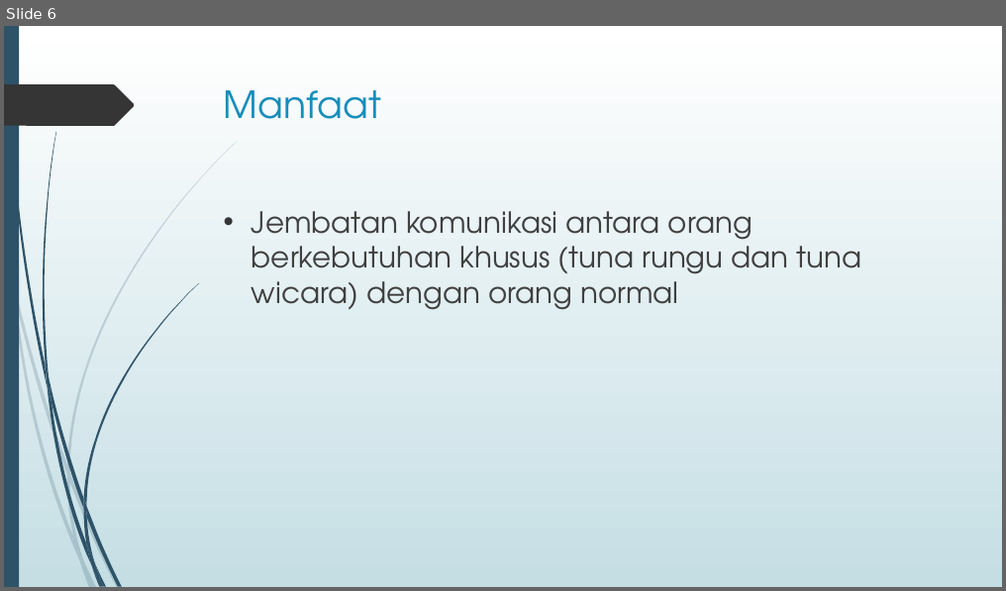
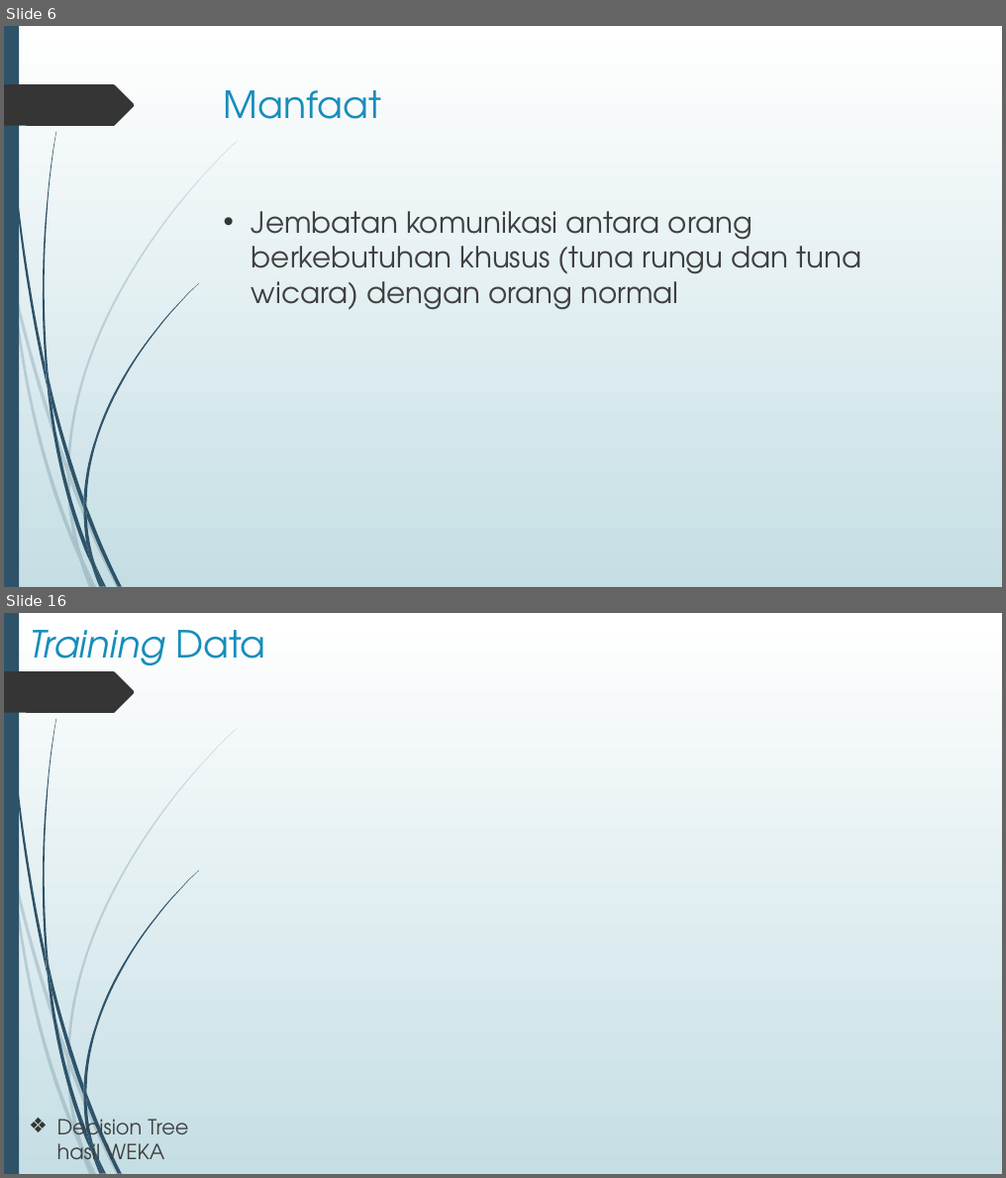
Before and after one commit to yahya1311/TAkisgan, a slide deck: Laporan/Presentasi Sidang.pptx. Shown one above the other, each under a label of ours: slide 6 before the commit, slides 6 and 16 after it; the slides between them are not shown. The pictures are 1006x591 and 1006x1178 pixels, drawn with LibreOffice and Linux fonts; fonts in the diff are those of the drawing; background and template pictures are left out. Boxes give left, top, right and bottom in pixels: in the first picture for what was removed or moved away, otherwise in the second. Text is boxed around its words. In the diff, an @@ line names an element or a change of style, - is before the commit and + after.

```diff
--- a/Laporan/Presentasi Sidang.pptx
+++ b/Laporan/Presentasi Sidang.pptx
@@ slide 16 added at <box>4,613,1002,1174</box>, background picture (left out); not listed: 24 template elements that a slide beside it also shows @@
@@ title added at <box>29,630,266,674</box>, 36 pt, text #178DBB, italic @@
+Training Data
@@ text added at <box>57,1113,188,1169</box>, 20 pt, text #404040 @@
+❖ Decision Tree hasil WEKA
```
Also in this commit, not shown: 8 slides changed, 9 other slides added, 1 slide removed, 9 other files.
